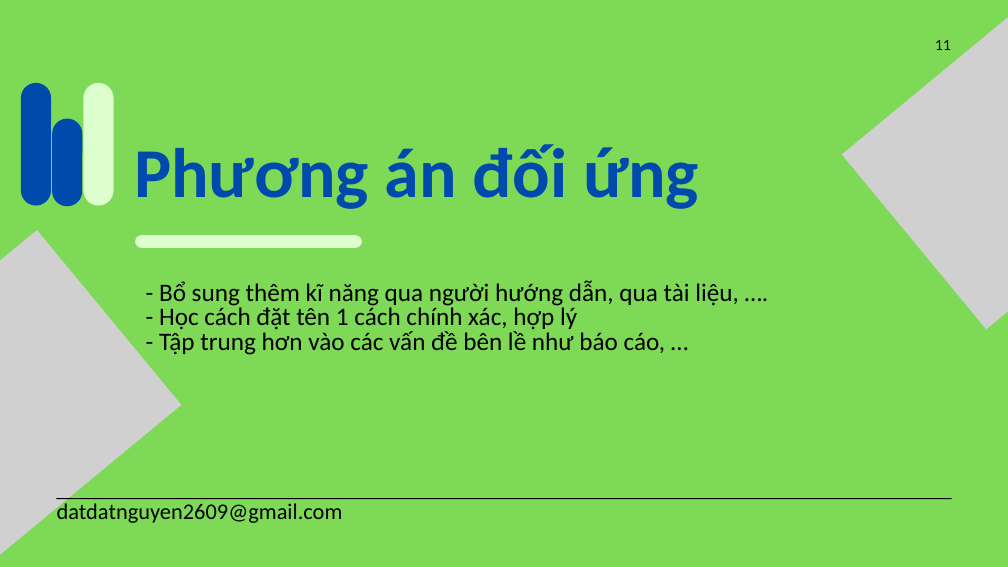
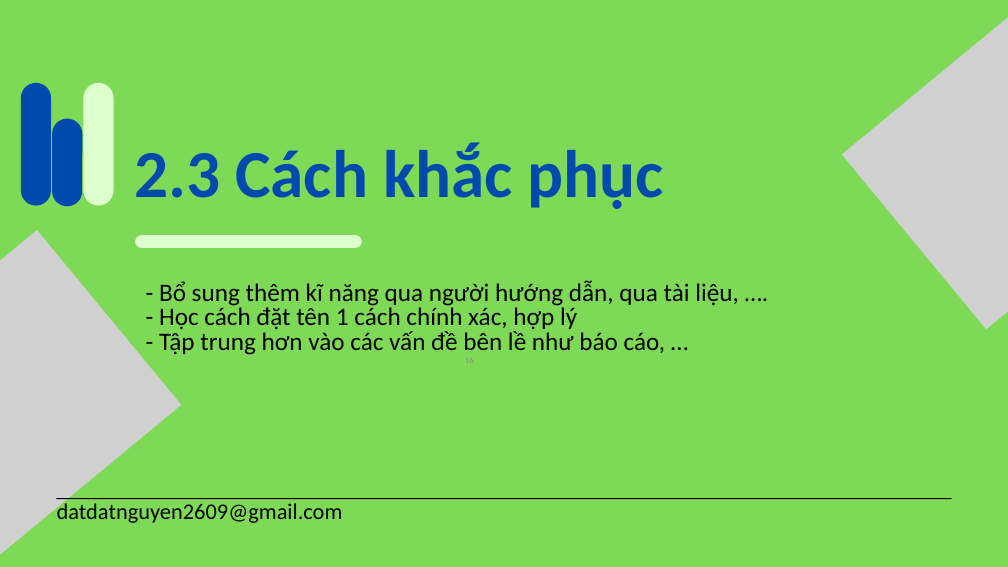
Before and after one commit to datdatnguyen2609/jit_intern, a slide deck: slide 16 of report/monthly_report/first_month_intern_report_nguyenthanhdat.pptx (slide 11 before the commit). Drawn at 1008x567 pixels with LibreOffice and Linux fonts; fonts in the diff are those of the drawing; grey boxes stand for pictures. Boxes give left, top, right and bottom in pixels: in the first picture for what was removed or moved away, otherwise in the second. Text is boxed around its words. In the diff, an @@ line names an element or a change of style, - is before the commit and + after.

```diff
--- a/report/monthly_report/first_month_intern_report_nguyenthanhdat.pptx
+++ b/report/monthly_report/first_month_intern_report_nguyenthanhdat.pptx
@@ text removed at (935,40,951,50) @@
-11
@@ text at (134,142,664,209): text changed; size 100 to 96 pt @@
-Phương án đối ứng
+2.3 Cách khắc phục
```
Also in this commit, not shown: 9 other slides changed, 11 slides added, 4 slides removed, 4 other files.
